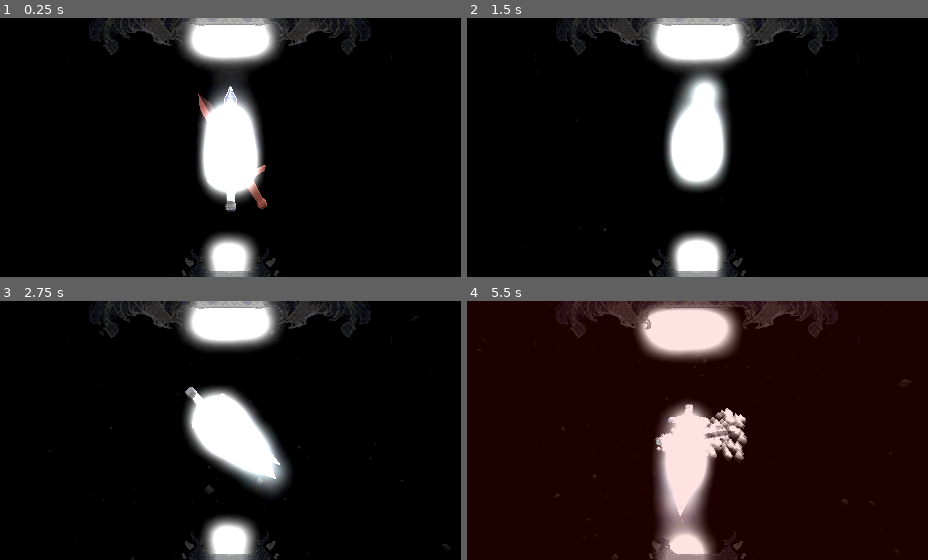
Above: before the commit, frames 1-4 (two rows, left to right).
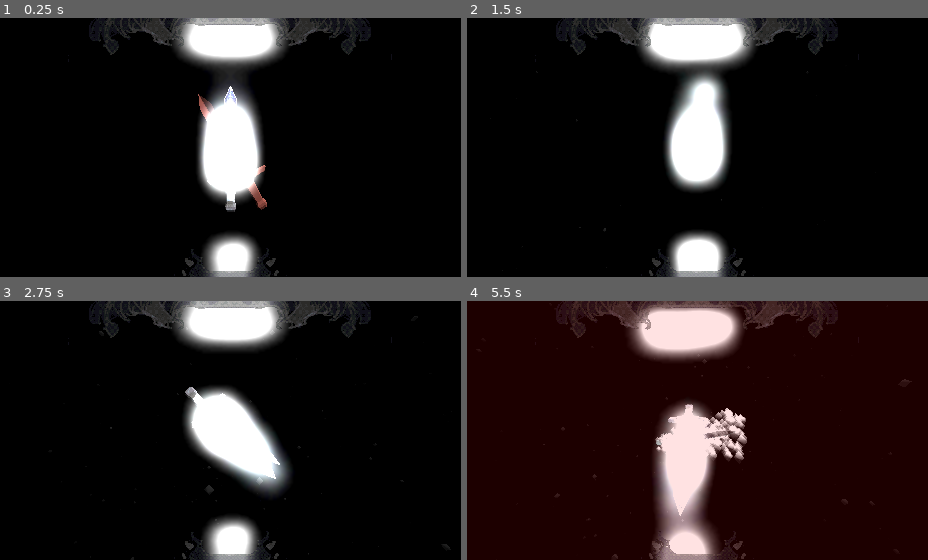
Above: after the commit, the same moments.

Repository: Lukko-Digital/Bladebearer
Game: Godot game, scene res://src/main.tscn
The game is run twice, just before and just after one commit, with the same random seed, the same clock (stepped at 60 frames per second) and the same inputs.
Inputs:
- Up to frame 1 (0.25 s): no input
- Up to frame 2 (1.5 s): hold D (right) 0.53-1.28 s; hold Shift (shift) 0.53-1.28 s; hold S (backward) from 1.28 s (still down); tap Space (space) at 1.35 s
- Up to frame 3 (2.75 s): release S (backward) at 2.03 s; hold D (right) from 2.03 s (still down); hold Shift (shift) from 2.03 s (still down)
- Up to frame 4 (5.5 s): release D (right) at 2.78 s; release Shift (shift) at 2.78 s; hold W (forward) 2.78-3.53 s; tap Space (space) at 2.85, 4.35 s; hold Shift (shift) 3.53-4.28 s; hold A (left) 3.53-5.03 s; hold S (backward) from 5.03 s (still down); hold Shift (shift) from 5.03 s (still down)

The runs differ from the first frame. In frame 1, 1.6% of the frame differs, in the area x 37-63%, y 0-99%; in frame 2, 1.3%; in frame 3, 1.6%; in frame 4, 1.7%, in the area x 35-60%, y 2-98%.

Commit message:
tweak heart spacing

Diff:
--- a/src/ui/heart_holder.gd
+++ b/src/ui/heart_holder.gd
@@ -5,7 +5,7 @@
 const Z_POSITION = -0.071
 const SCALE = Vector3(0.067, 0.067, 0.067)
 # Offset assumes that scale is 0.067
-const HEART_OFFSET = 1.4
+const HEART_OFFSET = 1.6
 
 @onready var heart_scene = preload("res://src/ui/heart.tscn")
 
@@ -27,10 +27,12 @@
 	for i in range(num_hearts):
 		var heart_instance: Heart = heart_scene.instantiate()
 		heart_instance.position.x = start_x + i * HEART_OFFSET
+		heart_instance.set_rotation_degrees(Vector3(0, 0, randi_range(0, 30)))
 		add_child(heart_instance)
 		heart_array.append(heart_instance)
 
 func break_heart_at_idx(idx: int):
 	if idx < 0 or idx >= heart_array.size():
 		push_error("Invalid heart index ", str(idx), " on ", self)
+		return
 	heart_array[idx].break_heart()
